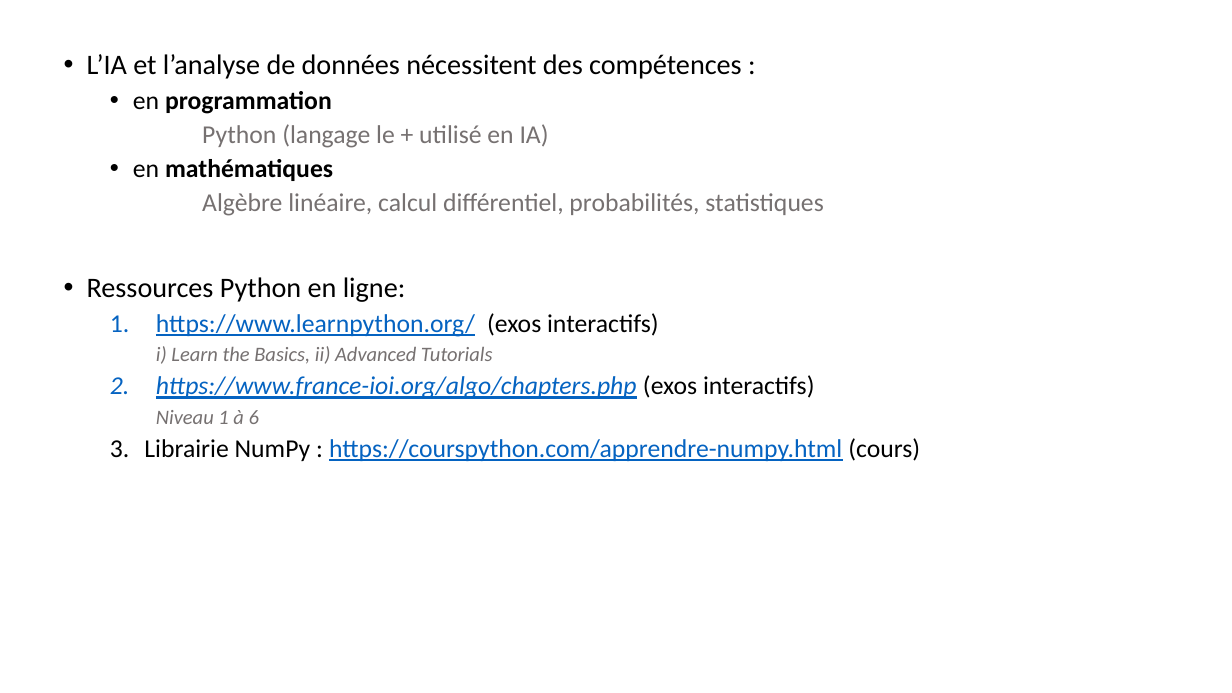
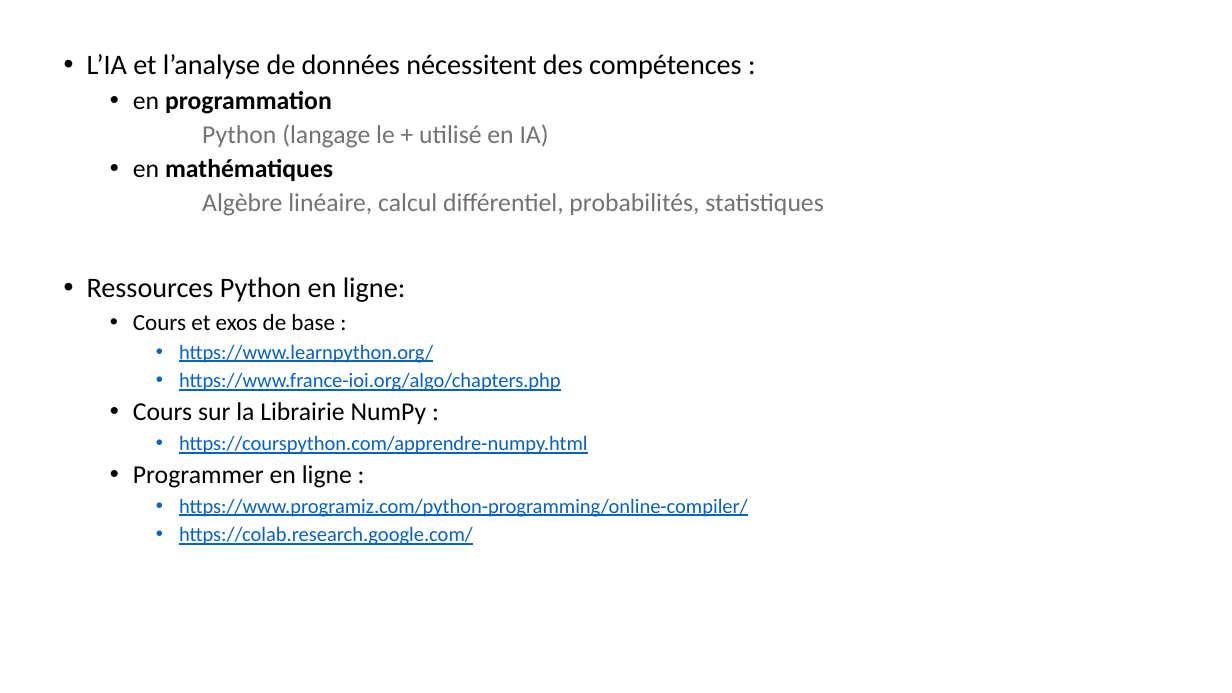
Before and after one commit to jolindien-git/jolindien-git.github.io, a slide deck: slide 6 of Intelligence Artificielle et Analyse de donnees.pptx. Drawn at 1232x693 pixels with LibreOffice and Linux fonts; fonts in the diff are those of the drawing. Boxes give left, top, right and bottom in pixels: in the first picture for what was removed or moved away, otherwise in the second. Text is boxed around its words. In the diff, an @@ line names an element or a change of style, - is before the commit and + after.

```diff
--- a/Intelligence Artificielle et Analyse de donnees.pptx
+++ b/Intelligence Artificielle et Analyse de donnees.pptx
@@ text at [133, 314, 748, 545]: text changed; size 20 to 16 pt @@
-  1. https://www.learnpython.org/ (exos interactifs)
-    i) Learn the Basics, ii) Advanced Tutorials
-  2. https://www.france-ioi.org/algo/chapters.php (exos interactifs)
-    Niveau 1 à 6
-  3. Librairie NumPy : https://courspython.com/apprendre-numpy.html (cours)
+  • Cours et exos de base :
+    • https://www.learnpython.org/
+    • https://www.france-ioi.org/algo/chapters.php
+  • Cours sur la Librairie NumPy :
+    • https://courspython.com/apprendre-numpy.html
+  • Programmer en ligne :
+    • https://www.programiz.com/python-programming/online-compiler/
+    • https://colab.research.google.com/
```
Also in this commit, not shown: 4 other slides changed, 2 slides added, 1 slide removed, 4 other files.
